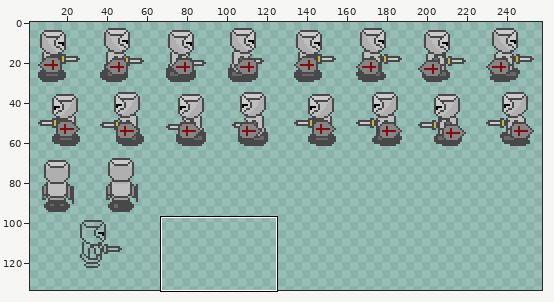
File history of a sprite sheet, sprite/perso_pixel.png. Above: a wide view before the commit, with the close-up outlined.
Close-up. Earlier state:
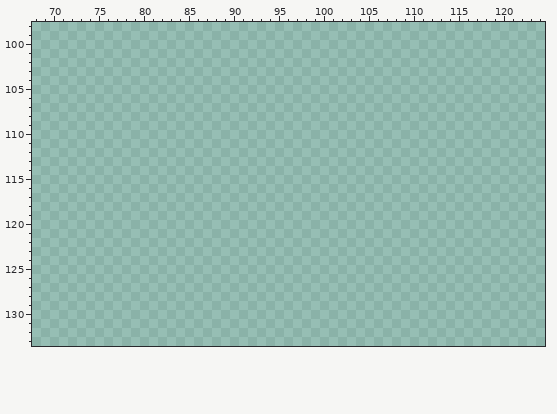
The file is 352x160 pixels. Pixels under 10% opacity are left out. Colours within 5 levels of each other are drawn and written as one. Shown: x 68..124, y 98..133. The wide view leaves out empty margins. The commit also changed other parts of the picture, which this record leaves out.
The same view after the edit:
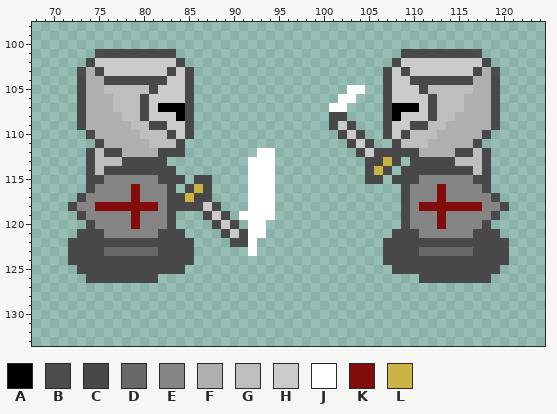
Palette (. is transparent): A #000000  B #484848f4  C #484848  D #686868  E #858585  F #afafaf  G #bebebe  H #cbcbcb  J #ffffff  K #830c0c  L #c9b443
Difference:
@@ x 68..124 @@
 100 .........................................................
-101 .........................................................
-102 .........................................................
-103 .........................................................
-104 .........................................................
-105 .........................................................
-106 .........................................................
-107 .........................................................
-108 .........................................................
-109 .........................................................
-110 .........................................................
-111 .........................................................
-112 .........................................................
-113 .........................................................
-114 .........................................................
-115 .........................................................
-116 .........................................................
-117 .........................................................
-118 .........................................................
-119 .........................................................
-120 .........................................................
-121 .........................................................
-122 .........................................................
-123 .........................................................
-124 .........................................................
-125 .........................................................
-126 .........................................................
+101 .......BCCCCCCCC.........................CCCCCCCCB.......
+102 ......CHHHHHHHHHC.......................CHHHHHHHHHC......
+103 .....BFCHHHHHHHCHC.....................CHCHHHHHHHCFB.....
+104 .....CFFCCCCCCCHHC.....................CHHCCCCCCCFFC.....
+105 .....CFFGGGGGCHHHC.................JJ..CHHHCGGGGGFFC.....
+106 .....CFFFGGGCHHHHC................JJ...CHHHHCGGGFFFC.....
+107 .....CFFFGGGCHAAAC...............JJ....CAAAHCGGGFFFC.....
+108 .....CFFFFGGCHHHAC...............CC....CAHHHCGGFFFFC.....
+109 .....CFFFFFGGCCHHC...............CHC...CHHCCGGFFFFFC.....
+110 ......CFFFFFGGGCHC................CHC..CHCGGGFFFFFC......
+111 .......CFFFFFGGGC..................CHC..CGGGFFFFFC.......
+112 ......CGCCFFFFCCC........JJ.........CHCCCCCFFFFCCGC......
+113 ......CGGGCCCCC.........JJJ..........CCLC.CCCCCGGGC......
+114 ......CGCCCCCCCC........JJJ..........CLC.CCCCCCCCGC......
+115 ......CCEEEEEECCC.CC....JJJ..........CC.CCCEEEEEECC......
+116 ......CEEEEKEEEC.CLC....JJJ..............CEEEKEEEEC......
+117 .....CEEEEEKEEECCLCC....JJJ..............CEEEKEEEEEC.....
+118 ....CEEKKKKKKKECCCCHC...JJJ..............CEKKKKKKKEEC....
+119 .....CEEEEEKEEEC...CHC.JJJJ..............CEEEKEEEEEC.....
+120 ......CEEEEKEEEC....CHC.JJ...............CEEEKEEEEC......
+121 .....CCCEEEEEECCC....CHCJJ..............CCCEEEEEECCC.....
+122 ....CCCCCCCCCCCCCC....CCJ..............CCCCCCCCCCCCCC....
+123 ....CCCCDDDDDDCCCC......J..............CCCCDDDDDDCCCC....
+124 ....CCCCCCCCCCCCCC.....................CCCCCCCCCCCCCC....
+125 .....CCCCCCCCCCCC.......................CCCCCCCCCCCC.....
+126 ......CCCCCCCC.............................CCCCCCCC......
 127 .........................................................
Pixel boxes of the changes (left, top, right, bottom) in both close-ups:
added: (68, 49, 275, 283)
added: (329, 49, 509, 283)
